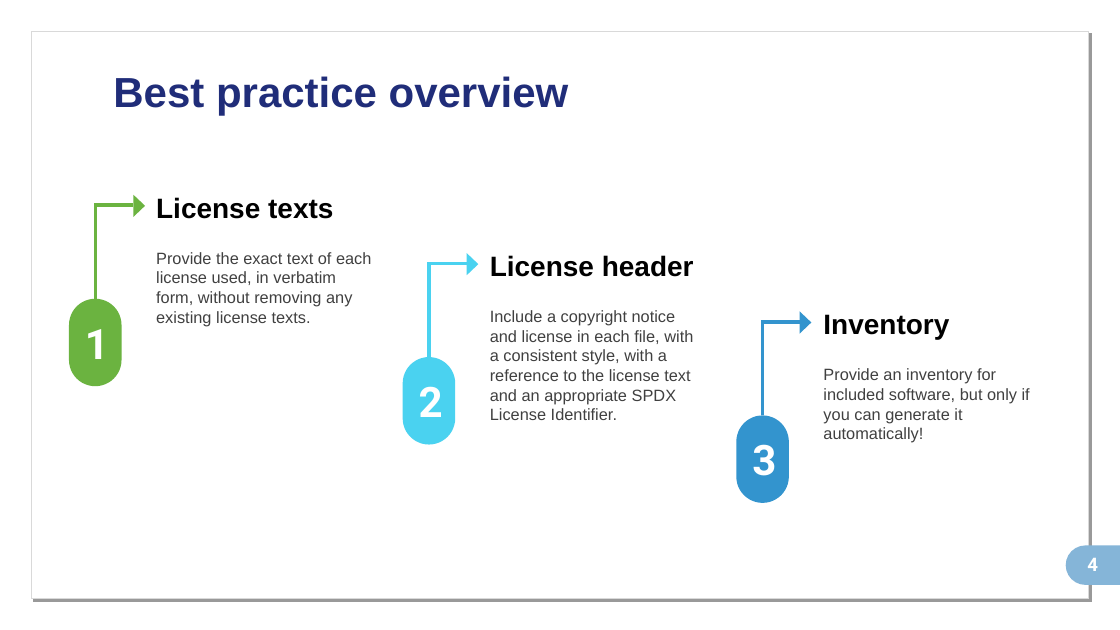
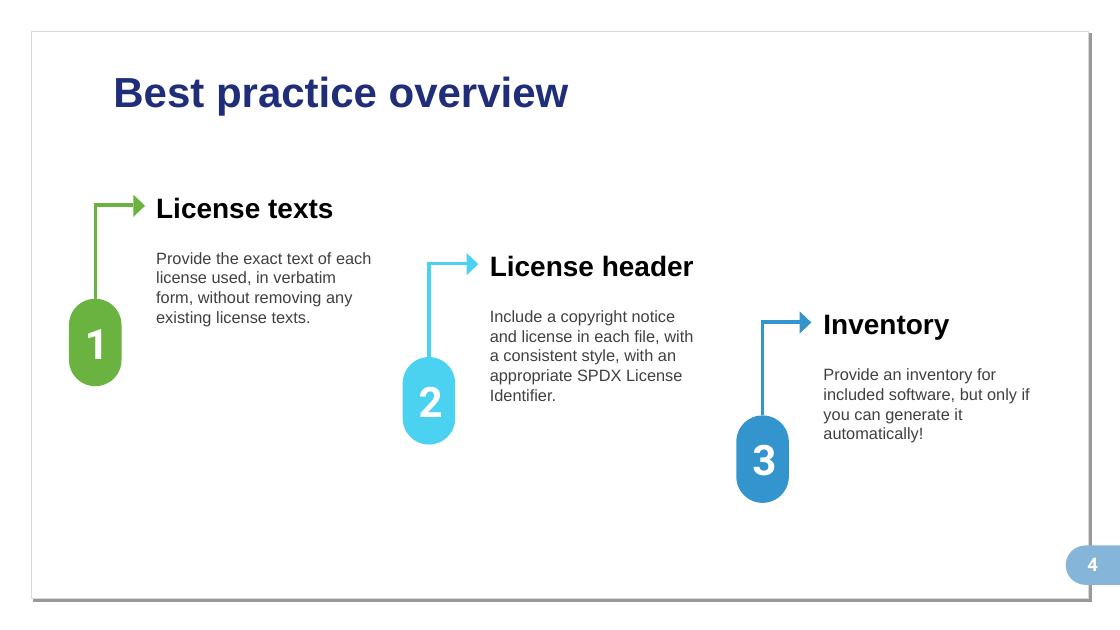
Before and after one commit to fsfe/reuse-docs, a slide deck: slide 4 of site/static/reuse/reuse-presentation.odp. Drawn at 1120x630 pixels with LibreOffice and Linux fonts; fonts in the diff are those of the drawing; background and template pictures are left out. Boxes give left, top, right and bottom in pixels: in the first picture for what was removed or moved away, otherwise in the second. Text is boxed around its words. In the diff, an @@ line names an element or a change of style, - is before the commit and + after.

Commit message:
Updated presentation file

```diff
--- a/site/static/reuse/reuse-presentation.odp
+++ b/site/static/reuse/reuse-presentation.odp
@@ text at [490,310,693,401]: text changed @@
-Include a copyright notice and license in each file, with a consistent style, with a reference to the license text and an appropriate SPDX License Identifier.
+Include a copyright notice and license in each file, with a consistent style, with an appropriate SPDX License Identifier.
```
Also in this commit, not shown: 1 other slide changed, 7 slides added, 1 other file.
